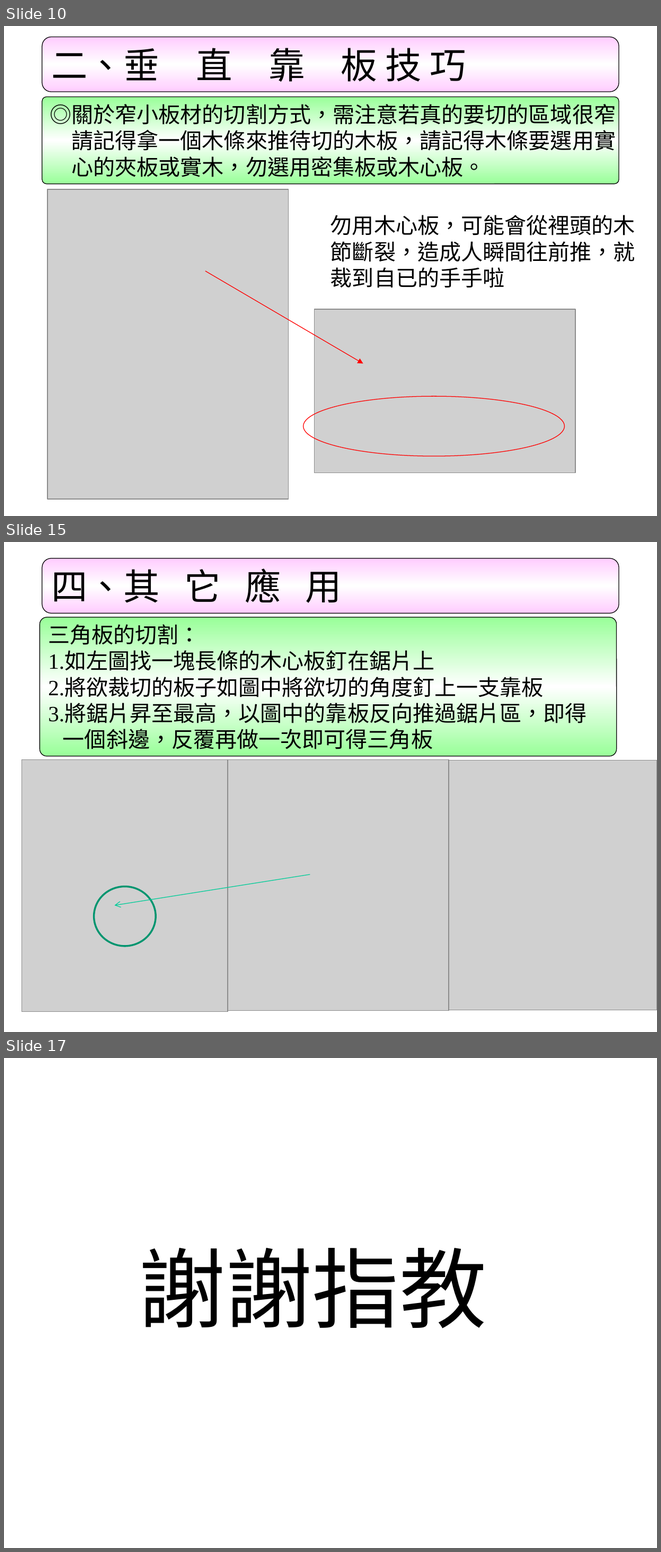
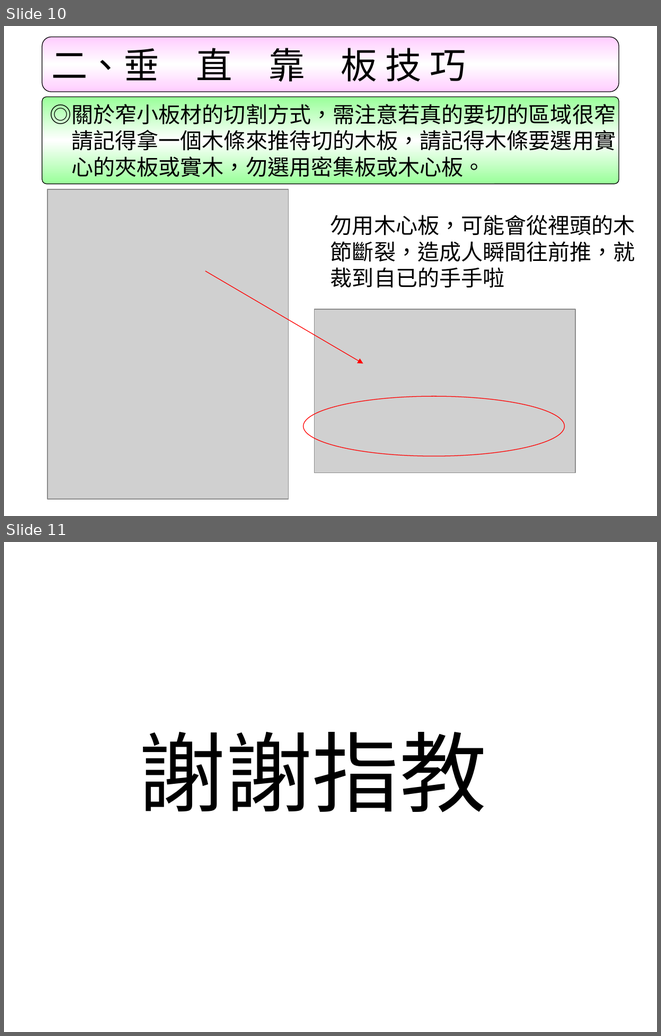
Before and after one commit to LawrenceChien/2017-PPES-Lookout-Project, a slide deck: 2017 PPES Lookout Project--001/005. Training Methods/Short-term Training/Architectural Structure/鋸檯使用教學.ppt. Shown one above the other, each under a label of ours: slides 10, 15 and 17 before the commit, slides 10 and 11 after it; the slides between them are not shown. The pictures are 661x1552 and 661x1036 pixels, drawn with LibreOffice and Linux fonts; fonts in the diff are those of the drawing; grey boxes stand for pictures. Boxes give left, top, right and bottom in pixels: in the first picture for what was removed or moved away, otherwise in the second. Text is boxed around its words. In the diff, an @@ line names an element or a change of style, - is before the commit and + after.

Commit message:
some ppt is big, and to delete many pictures.

```diff
--- a/2017 PPES Lookout Project--001/005. Training Methods/Short-term Training/Architectural Structure/鋸檯使用教學.ppt
+++ b/2017 PPES Lookout Project--001/005. Training Methods/Short-term Training/Architectural Structure/鋸檯使用教學.ppt
@@ slide 15 removed at (4, 542, 657, 1032), background #FFFFFF @@
@@ rounded rectangle removed at (42, 558, 618, 613) @@
-四、其 它 應 用
@@ rounded rectangle removed at (40, 617, 617, 756) @@
-三角板的切割：
-1.如左圖找一塊長條的木心板釘在鋸片上
-2.將欲裁切的板子如圖中將欲切的角度釘上一支靠板
-3.將鋸片昇至最高，以圖中的靠板反向推過鋸片區，即得
-一個斜邊，反覆再做一次即可得三角板
@@ picture removed at (21, 759, 227, 1012) @@
@@ picture removed at (228, 759, 449, 1010) @@
@@ picture removed at (449, 760, 657, 1010) @@
@@ arrow removed from (310, 874) to (114, 905) @@
@@ ellipse removed at (94, 886, 156, 945) @@
@@ what was slide 17 is now slide 11 @@
```
Also in this commit, not shown: 5 other slides removed, 4 other files.
